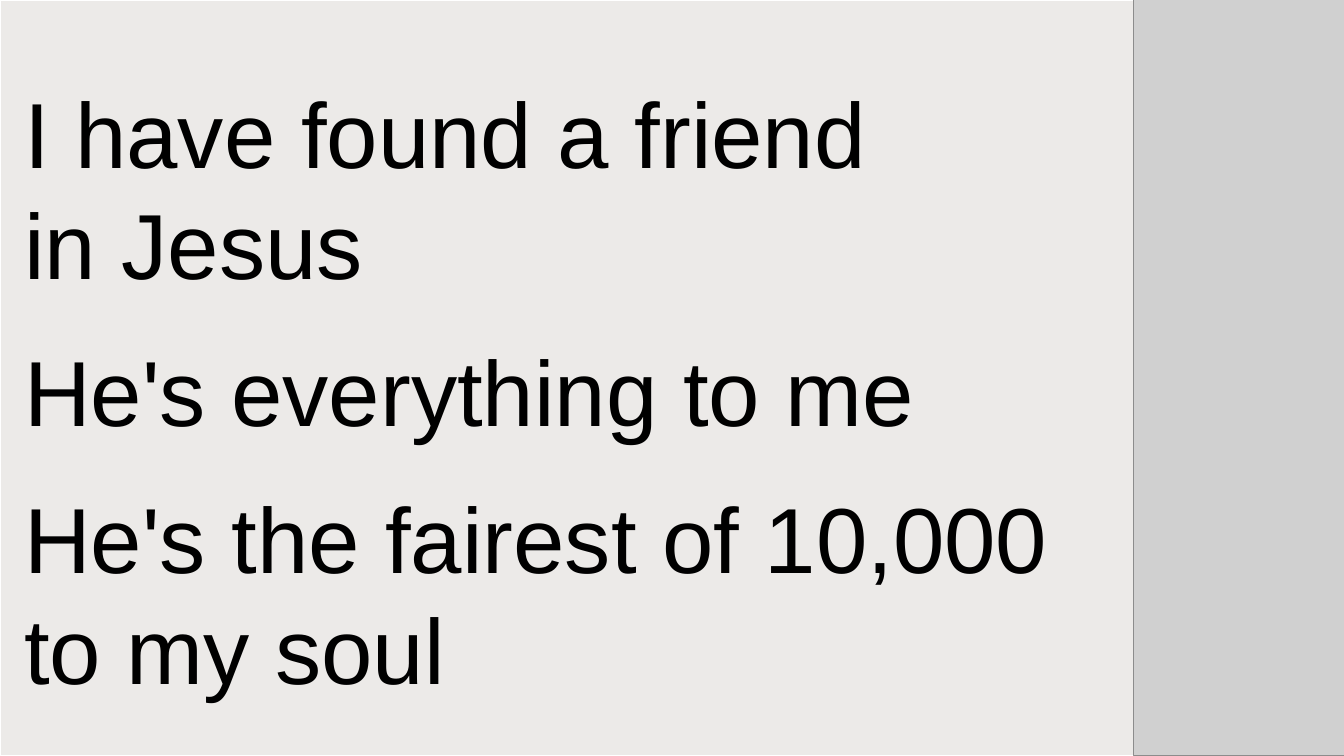
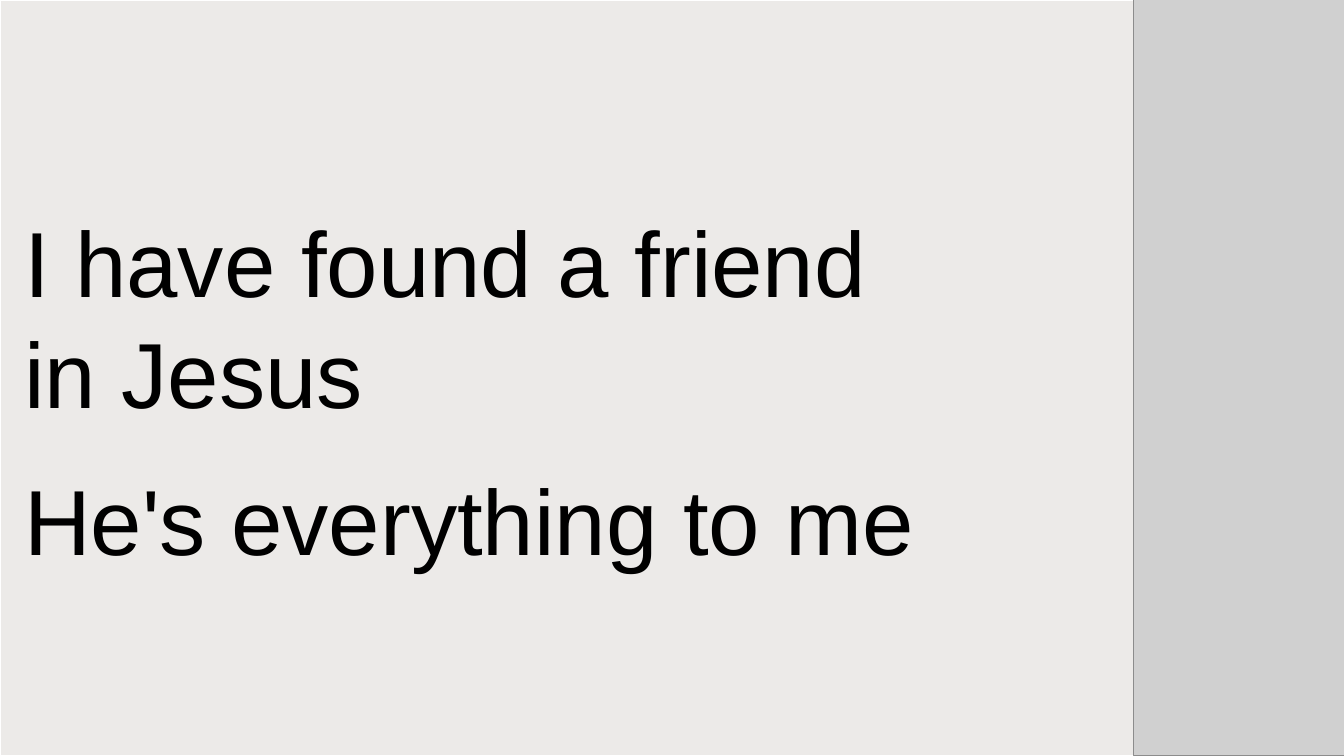
Before and after one commit to gwfrench164-collab/worship_slides, a slide deck: slide 140 of dev_out/decks/songs_test.pptx (slide 139 before the commit). Drawn at 1344x756 pixels with LibreOffice and Linux fonts; fonts in the diff are those of the drawing; grey boxes stand for pictures. Boxes give left, top, right and bottom in pixels: in the first picture for what was removed or moved away, otherwise in the second. Text is boxed around its words. In the diff, an @@ line names an element or a change of style, - is before the commit and + after.

```diff
--- a/dev_out/decks/songs_test.pptx
+++ b/dev_out/decks/songs_test.pptx
@@ text at (24,506,1047,701): paragraphs removed @@
-He's the fairest of 10,000
-to my soul
```
Also in this commit, not shown: 28 other slides changed, 8 slides added, 4 slides removed, 18 other files.
